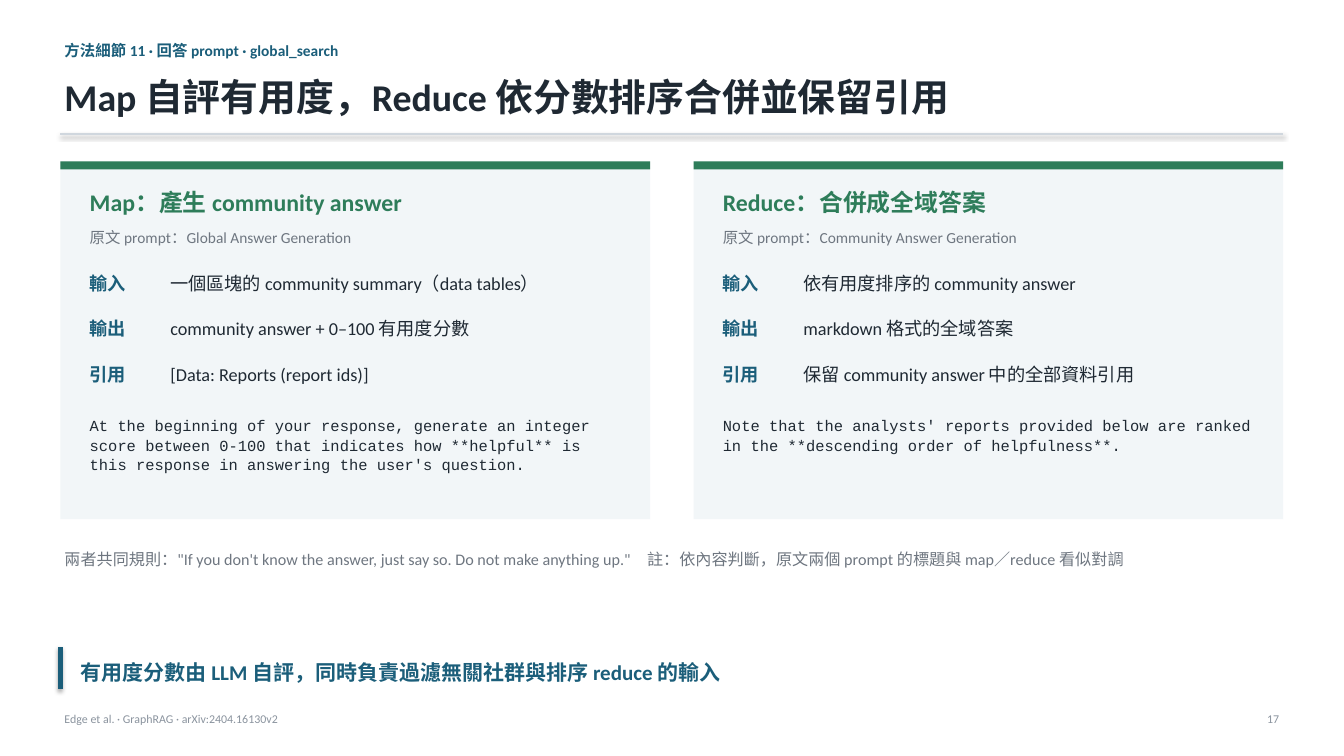
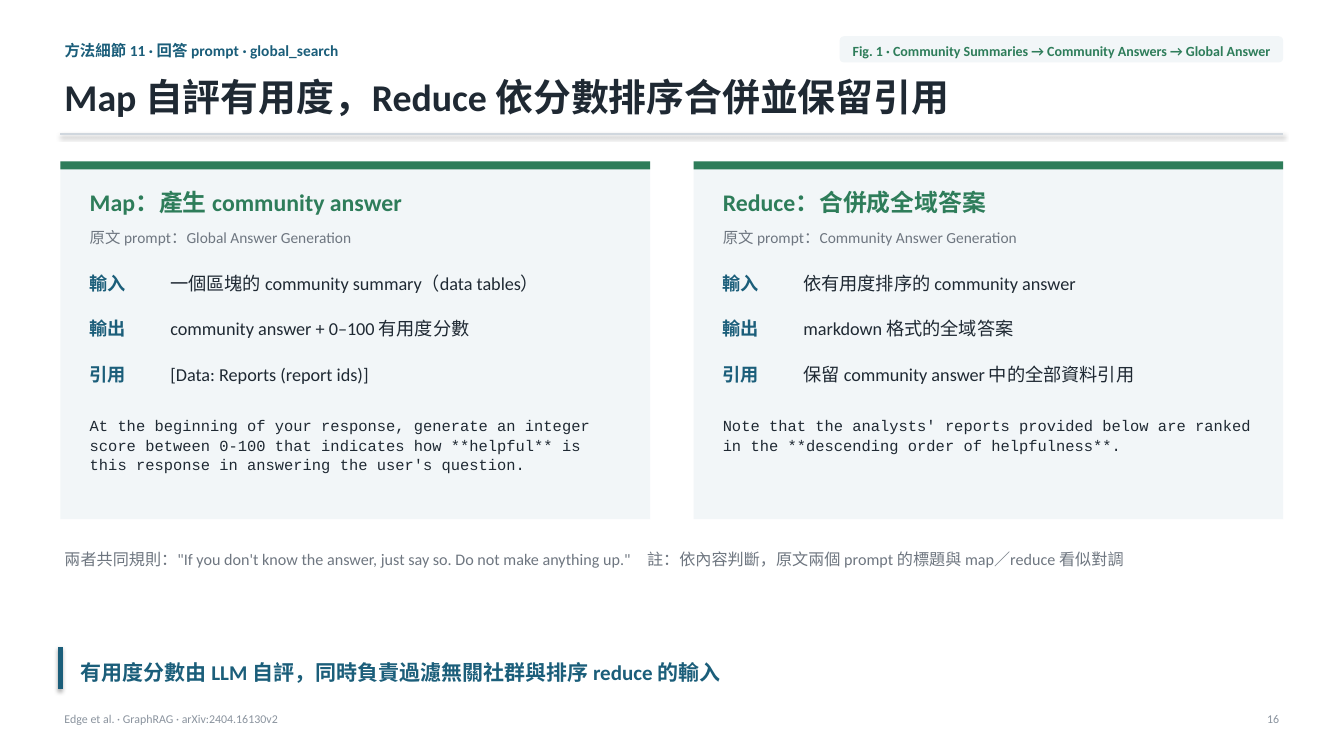
Before and after one commit to Moris-Zhan/CV-RAG-LLM-Papers, a slide deck: slide 16 of RAG/2024_GraphRAG/graph-rag-full-slides_zh-TW.pptx (slide 17 before the commit). Drawn at 1344x756 pixels with LibreOffice and Linux fonts; fonts in the diff are those of the drawing. Boxes give left, top, right and bottom in pixels: in the first picture for what was removed or moved away, otherwise in the second. Text is boxed around its words. In the diff, an @@ line names an element or a change of style, - is before the commit and + after.

```diff
--- a/RAG/2024_GraphRAG/graph-rag-full-slides_zh-TW.pptx
+++ b/RAG/2024_GraphRAG/graph-rag-full-slides_zh-TW.pptx
@@ rounded rectangle added at (840,36,1284,63), fill #F2F6F8 @@
@@ text added at (853,46,1271,59), 10 pt, text #2E7D5A, bold @@
+Fig. 1 · Community Summaries → Community Answers → Global Answer
@@ text at (1267,715,1279,723): text changed @@
-17
+16
```
Also in this commit, not shown: 14 other slides changed, 7 other files.
